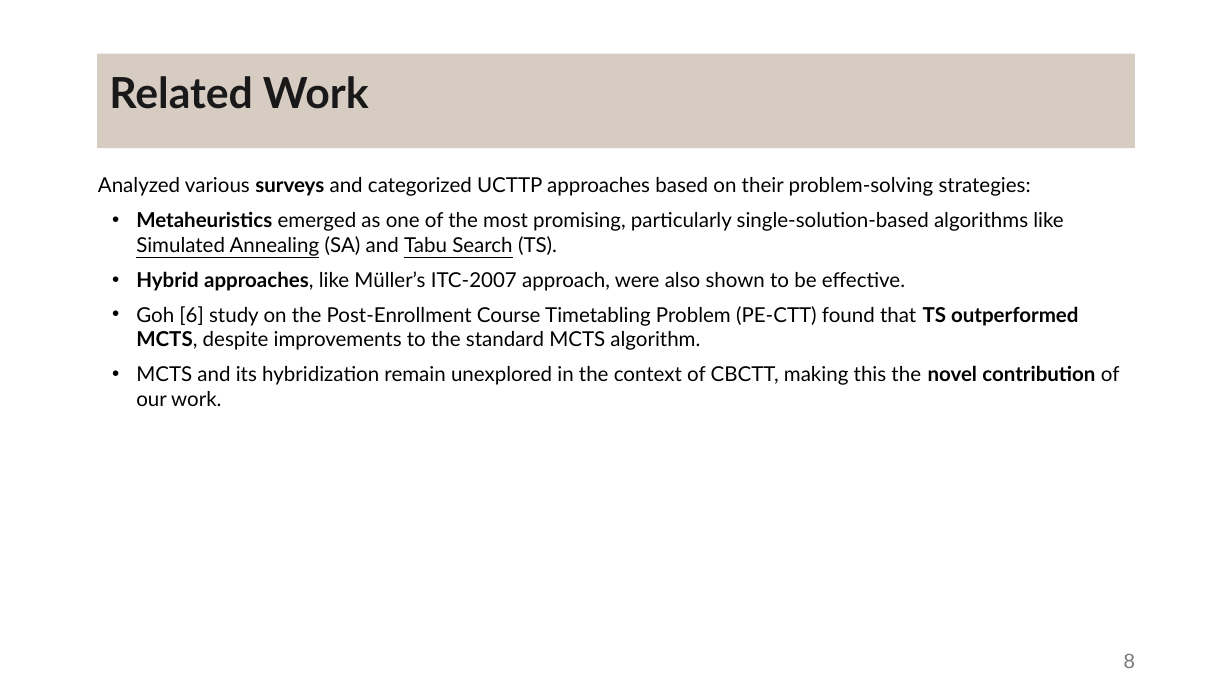
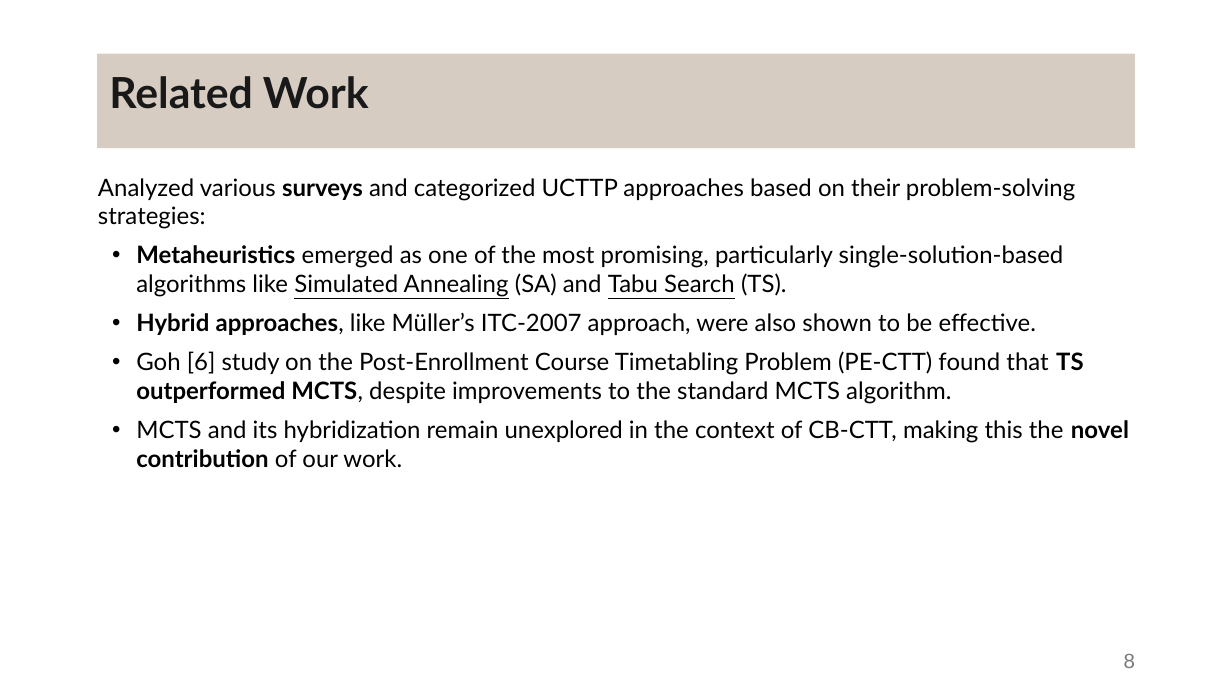
Before and after one commit to DanielaTomas/FCUP-SCHEDULE, a slide deck: slide 8 of Docs/Presentation.pptx. Drawn at 1232x693 pixels with LibreOffice and Linux fonts; fonts in the diff are those of the drawing. Boxes give left, top, right and bottom in pixels: in the first picture for what was removed or moved away, otherwise in the second. Text is boxed around its words. In the diff, an @@ line names an element or a change of style, - is before the commit and + after.

```diff
--- a/Docs/Presentation.pptx
+++ b/Docs/Presentation.pptx
@@ text at box(98, 178, 1083, 404): size 12 to 14 pt in "Analyzed various surveys and categorized UCTTP approaches ...", "Metaheuristics emerged as one of the most ...", "Hybrid approaches, like Müller’s ITC-2007 approach, were ...", "Goh [6] study on the Post-Enrollment Course ..." @@
@@ text at box(136, 420, 1129, 467): text changed; size 12 to 14 pt @@
-• MCTS and its hybridization remain unexplored in the context of CBCTT, making this the novel contribution of our work.
+• MCTS and its hybridization remain unexplored in the context of CB-CTT, making this the novel contribution of our work.
```
Also in this commit, not shown: 19 other slides changed.
